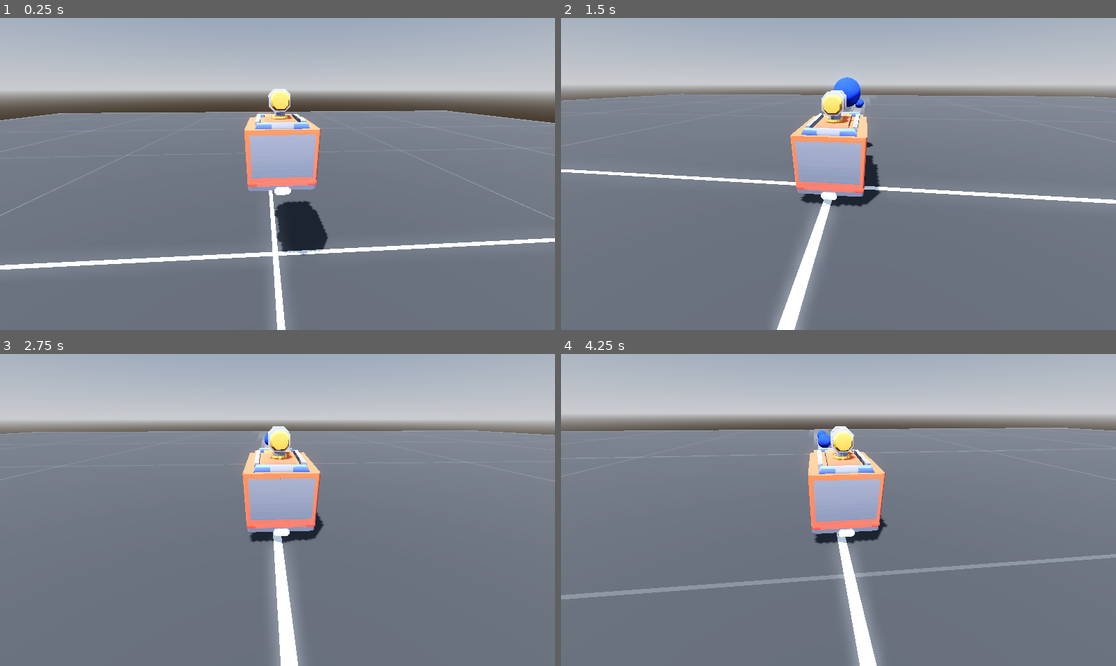
Above: before the commit, frames 1-4 (two rows, left to right).
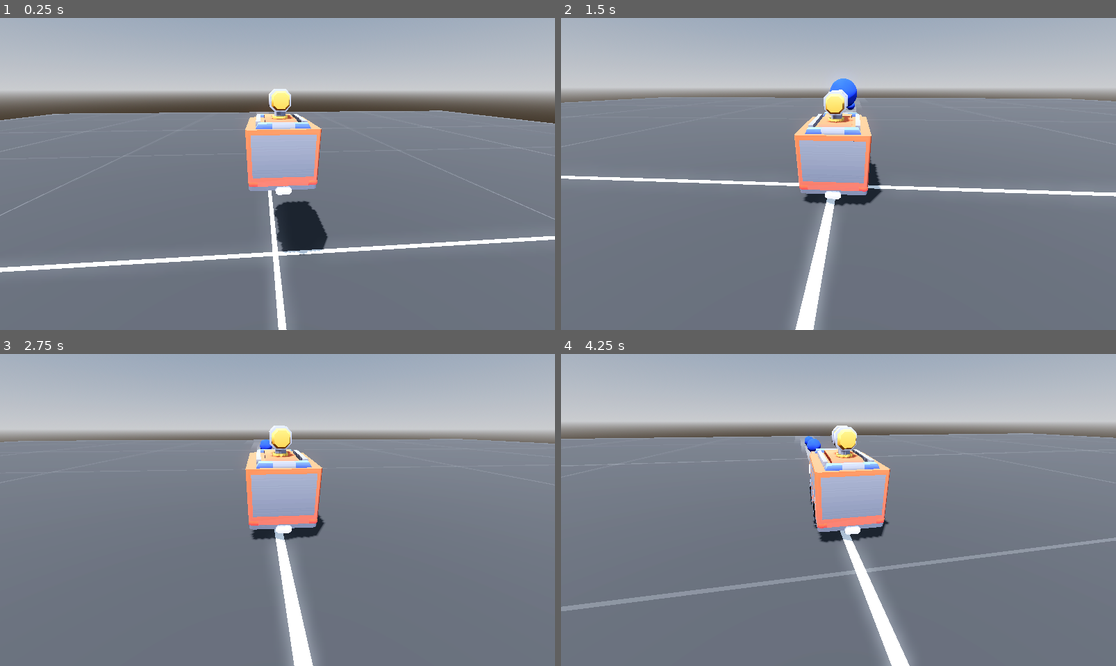
Above: after the commit, the same moments.

Repository: mpowell773/FireFighter
Game: Godot game, scene res://Scenes/main.tscn
Two runs of this game, one before a commit and one after it. Both use one fixed random seed, a clock stepped at 60 frames per second and the inputs below.
Inputs (mouse positions are in pixels of both pictures, inside the frame that each line leads up to):
- Up to frame 1 (0.25 s): no input
- Up to frame 2 (1.5 s): move the mouse to (866, 174) at 0.52 s; hold W (accelerate) from 0.53 s (still down); tap Space (shoot_cannon) at 0.6, 1.35 s; move the mouse to (810, 174) at 1.27 s
- Up to frame 3 (2.75 s): keep holding W (accelerate); move the mouse to (288, 503) at 2.02 s; tap Space (shoot_cannon) at 2.1 s
- Up to frame 4 (4.25 s): keep holding W (accelerate); move the mouse to (832, 516) at 2.77 s; tap Space (shoot_cannon) at 2.85, 3.6 s; move the mouse to (877, 513) at 3.52 s

The runs differ from the first frame. In frame 1, 1.2% of the frame differs, in the area x 0-100%, y 22-100%; in frame 2, 8.2%; in frame 3, 8.2%; in frame 4, 13%, in the area x 0-100%, y 19-100%.

Commit message:
Small refactor of code

Diff:
--- a/fire-fighter/Scenes/cam.gd
+++ b/fire-fighter/Scenes/cam.gd
@@ -1,7 +1,7 @@
 extends SpringArm3D
 
 var mouse_sensitivity := 0.1
-var reset_auto_camera_time := 0.5
+var reset_auto_camera_time := 1.0
 
 var fire_truck: VehicleBody3D
 var has_been_selected := false
@@ -10,8 +10,6 @@
 var offset_rotation_pos := Vector3(deg_to_rad(-23.0),deg_to_rad(180.0), 0.0)
 var default_rotation_pos: Vector3
 var is_manual_camera := false
-
-var wait_frames: int = 0
 
 @onready var reset_cam_timer: Timer = $ResetCamTimer
 
@@ -34,7 +32,7 @@
 		update_shortest_rotation_pos(update_rotation_pos)
 
 	if not is_manual_camera:
-			reset_to_default_position()
+			reset_to_default_position(0.5)
 
 
 func _input(event: InputEvent) -> void:
@@ -59,10 +57,9 @@
 			Input.set_mouse_mode(Input.MOUSE_MODE_CAPTURED)
 
 
-func reset_to_default_position() -> void:
+func reset_to_default_position(duration) -> void:
 	delete_existing_tween(tween)
 
-	var duration := 0.75
 	tween = create_tween()
 	tween.tween_property(self, "rotation", default_rotation_pos, duration)\
 		.set_trans(Tween.TRANS_SINE)\
@@ -86,6 +83,7 @@
 
 func update_shortest_rotation_pos(target_rotation_pos: Vector3) -> void:
 	var current_rotation_y := rotation.y
+	# Calculate shortest angle
 	target_rotation_pos.y = (current_rotation_y
 							+ fposmod(target_rotation_pos.y
 							- current_rotation_y
--- a/fire-fighter/Scenes/main.tscn
+++ b/fire-fighter/Scenes/main.tscn
@@ -7,7 +7,7 @@
 
 [node name="TestWorld" parent="." instance=ExtResource("1_jjgbg")]
 
-[node name="FireTruck" parent="." instance=ExtResource("2_bo1nx")]
+[node name="FireTruck" parent="TestWorld" instance=ExtResource("2_bo1nx")]
 transform = Transform3D(1, 0, 0, 0, 1, 0, 0, 0, 1, 0, 3.2953162, 0)
 
-[node name="WaterProjectilesManager" type="Node3D" parent="." groups=["water_projectile"]]
+[node name="WaterProjectilesManager" type="Node3D" parent="TestWorld" groups=["water_projectile"]]
